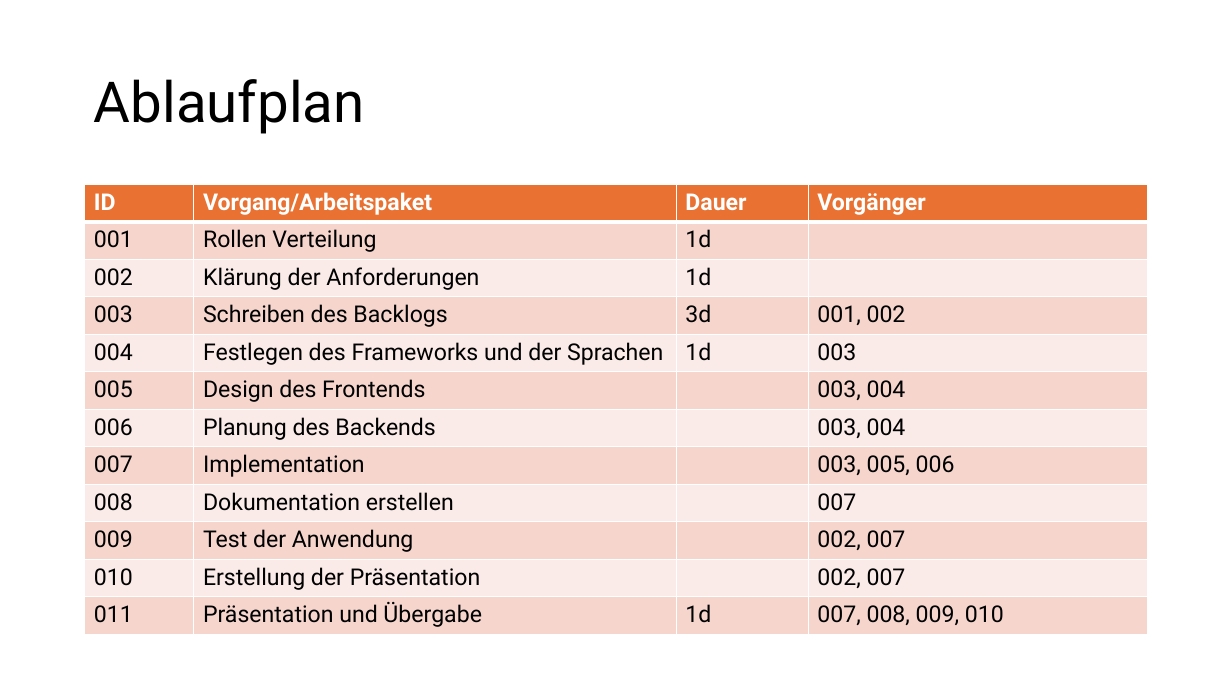
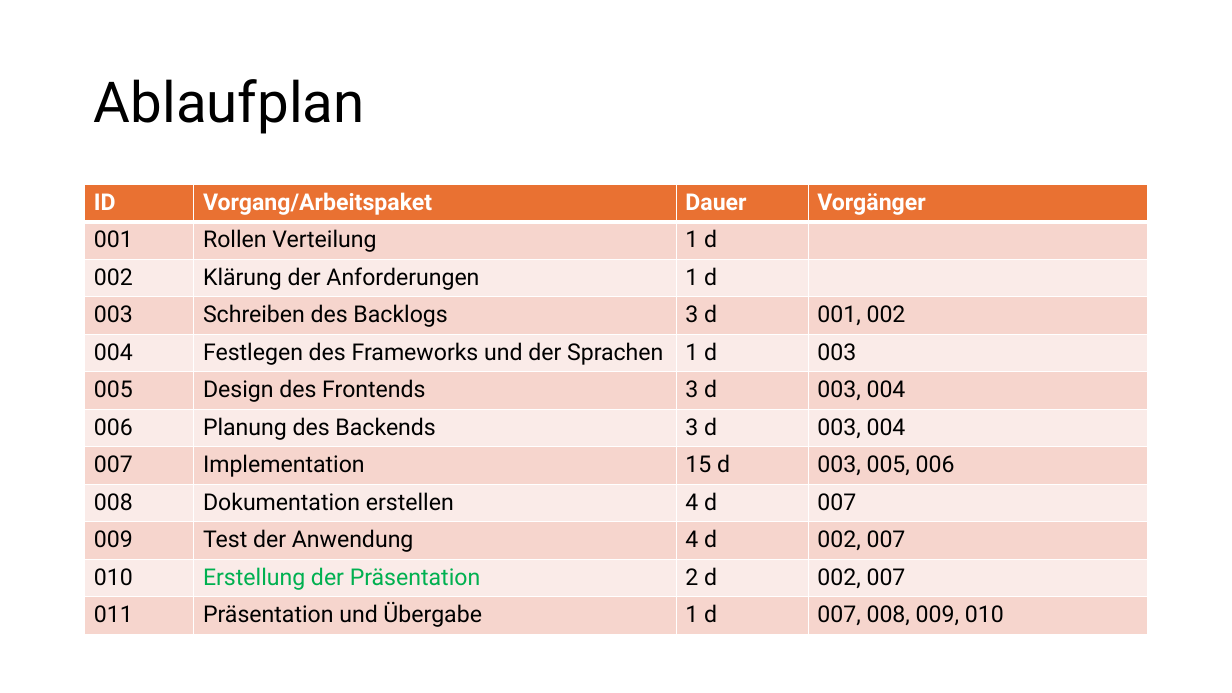
Before and after one commit to GilbertBckr/BullshitBingo, a slide deck: slide 6 of project_managment/Presentation.pptx. Drawn at 1232x693 pixels with LibreOffice and Linux fonts; fonts in the diff are those of the drawing. Boxes give left, top, right and bottom in pixels: in the first picture for what was removed or moved away, otherwise in the second. Text is boxed around its words. In the diff, an @@ line names an element or a change of style, - is before the commit and + after.

```diff
--- a/project_managment/Presentation.pptx
+++ b/project_managment/Presentation.pptx
@@ table at (85,185,1148,635) @@
-row 2, column 3: 1d
+row 2, column 3: 1 d
-row 3, column 3: 1d
+row 3, column 3: 1 d
-row 4, column 3: 3d
+row 4, column 3: 3 d
-row 5, column 3: 1d
+row 5, column 3: 1 d
-row 6, column 3: 
+row 6, column 3: 3 d
-row 7, column 3: 
+row 7, column 3: 3 d
-row 8, column 3: 
+row 8, column 3: 15 d
-row 9, column 3: 
+row 9, column 3: 4 d
-row 10, column 3: 
+row 10, column 3: 4 d
-row 11, column 3: 
+row 11, column 3: 2 d
-row 12, column 3: 1d
+row 12, column 3: 1 d
@@ text colour #000000 to #00B050 in "Erstellung der Präsentation" @@
```
Also in this commit, not shown: 3 slides added, 1 other file.
